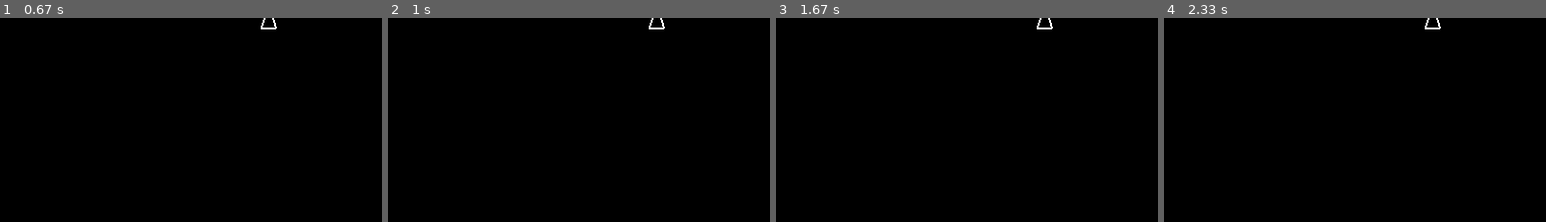
Above: before the commit, frames 1-4 (left to right).
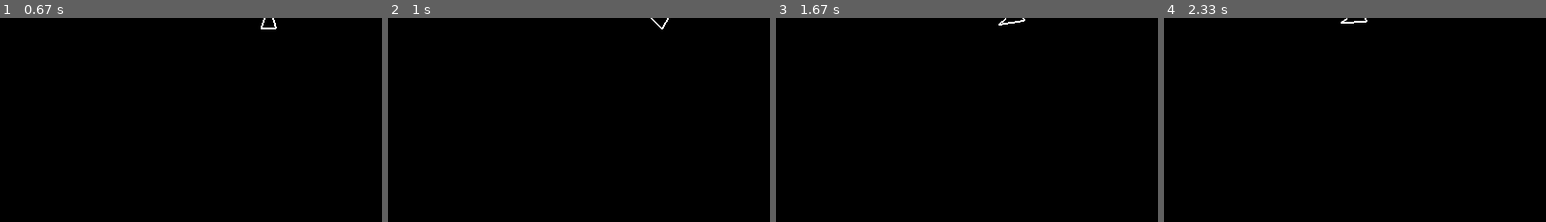
Above: after the commit, the same moments.

Repository: ZiadRamzy/pygame-asteroids
Game: pygame game, started from asteroids.py
Two runs of this game, one before a commit and one after it. Both use one fixed random seed, a clock stepped at 60 frames per second and the inputs below.
Inputs:
- Up to frame 1 (0.67 s): click "START NEW GAME" at 0.38 s
- Up to frame 2 (1 s): hold Right from 0.67 s (still down)
- Up to frame 3 (1.67 s): release Right at 1.13 s; hold Up 1.17-1.47 s; hold Right from 1.5 s (still down)
- Up to frame 4 (2.33 s): release Right at 1.97 s; hold Left from 2 s (still down)
The pictures show only the part of the screen within x 15-65%, y 0-50%; the shares and areas given below are measured in that part.

Frame 1 is identical in both runs. In frame 2, 0.1% of the frame differs, in the area x 68-74%, y 0-6%; in frame 3, 0.2%, in the area x 58-73%, y 0-6%; in frame 4, 0.2%.

Commit message:
Handle keyboard events for ship rotation and thrust

Diff:
--- a/asteroids.py
+++ b/asteroids.py
@@ -76,6 +76,26 @@
                 start_new_game()
                 game_state = GAME_STATE_PLAYING
 
+        if game_state == GAME_STATE_PLAYING and ship:
+            if event.type == pygame.KEYDOWN:
+                # rotation
+                if event.key == pygame.K_LEFT:
+                    ship.rotation_direction = 1  # clockwise (left)
+                elif event.key == pygame.K_RIGHT:
+                    ship.rotation_direction = -1  # counter-clockwise (right)
+                # thrust
+                elif event.key == pygame.K_UP:
+                    ship.is_thrusting = True
+
+            elif event.type == pygame.KEYUP:
+                # stop rotation
+                if event.key == pygame.K_LEFT or event.key == pygame.K_RIGHT:
+                    ship.rotation_direction = 0
+                # disable accelration
+                elif event.key == pygame.K_UP:
+                    ship.is_thrusting = False
+
+
     if game_state == GAME_STATE_PLAYING:
         ship.move()
         for asteroid in asteroids:
